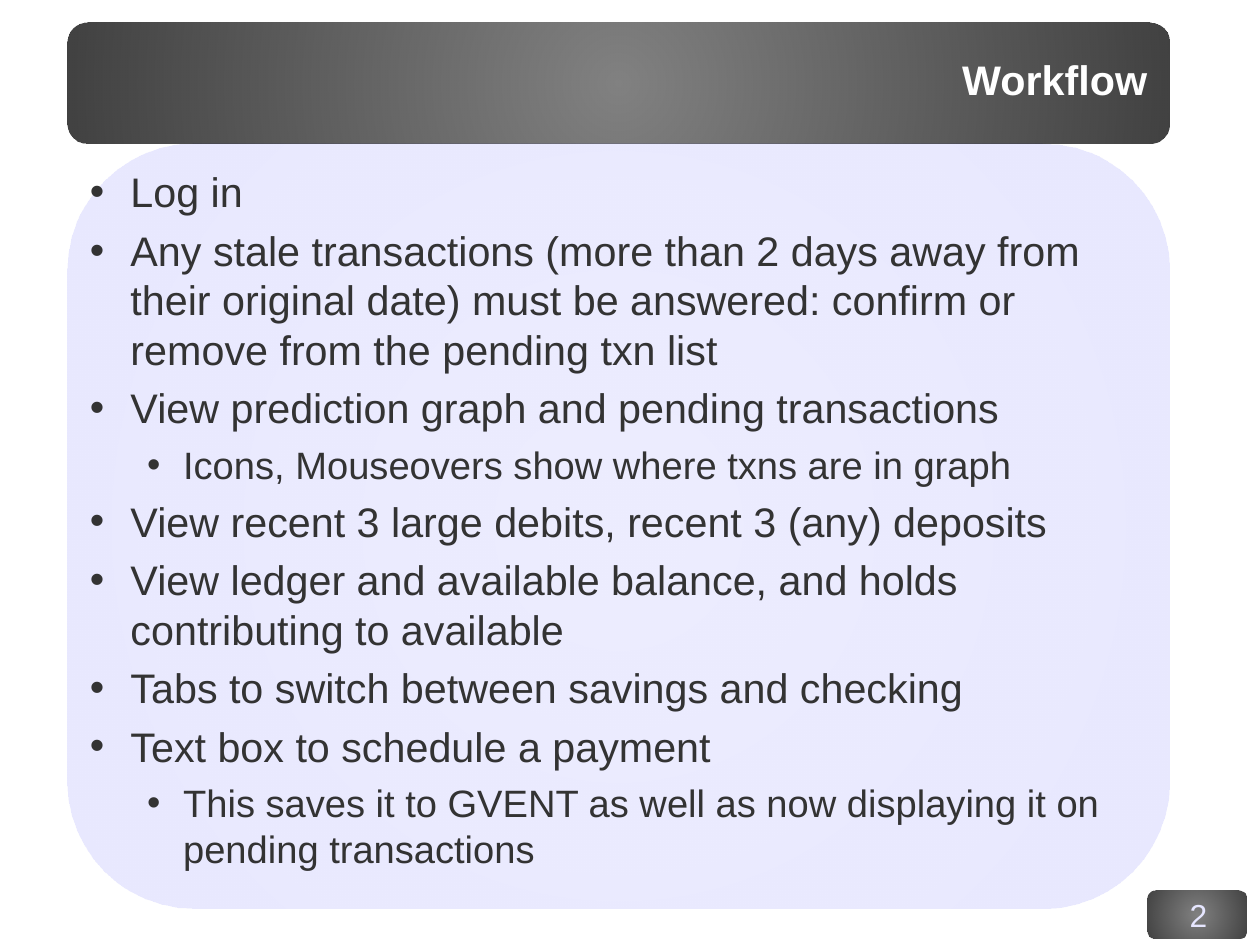
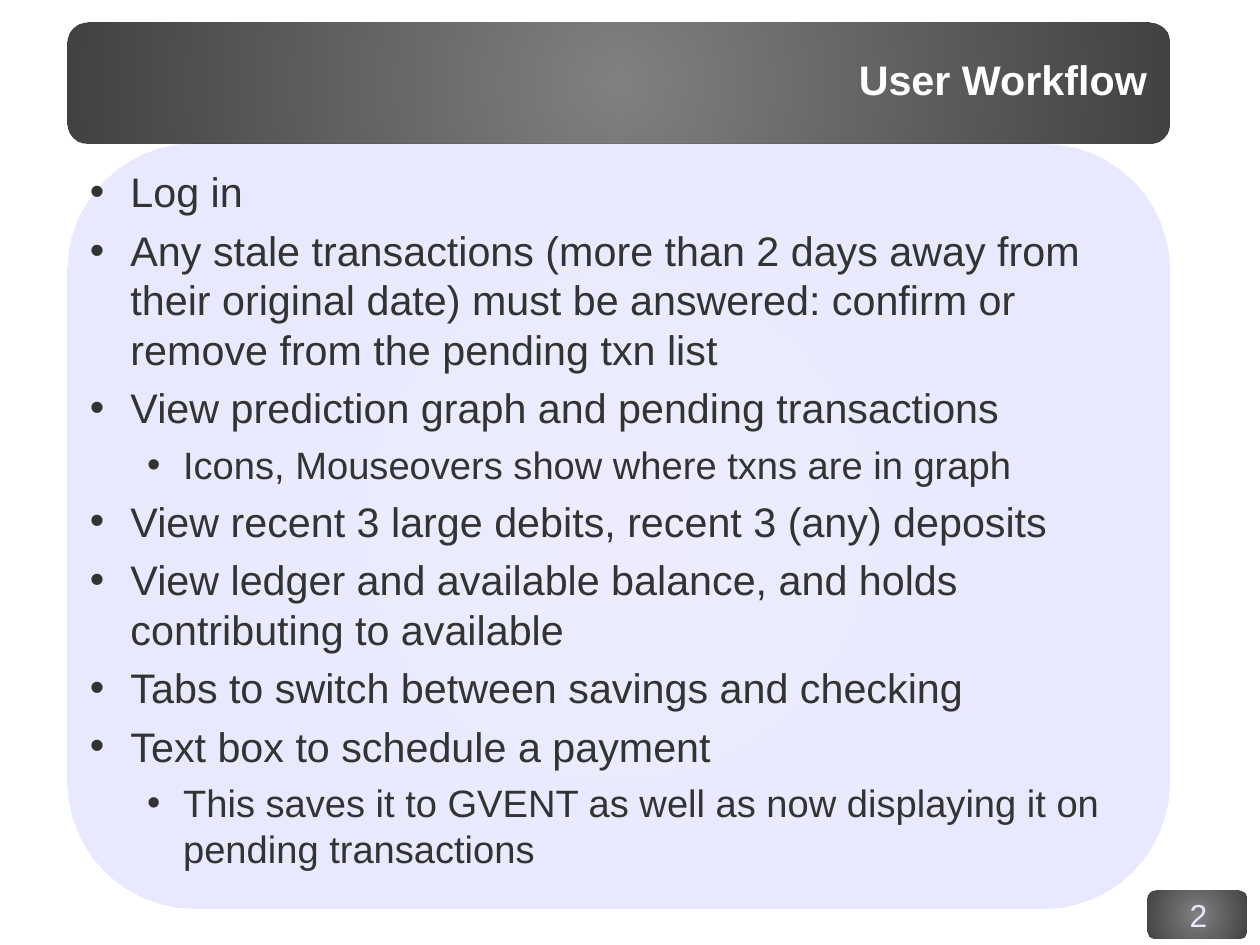
Before and after one commit to corydodt/Afloat, a slide deck: slide 2 of doc/afloat.odp. Drawn at 1260x945 pixels with LibreOffice and Linux fonts; fonts in the diff are those of the drawing; background and template pictures are left out. Boxes give left, top, right and bottom in pixels: in the first picture for what was removed or moved away, otherwise in the second. Text is boxed around its words. In the diff, an @@ line names an element or a change of style, - is before the commit and + after.

```diff
--- a/doc/afloat.odp
+++ b/doc/afloat.odp
@@ title at [859,65,1147,96]: text changed @@
-Workflow
+User Workflow
```
Also in this commit, not shown: 2 other slides changed, 6 slides added.
